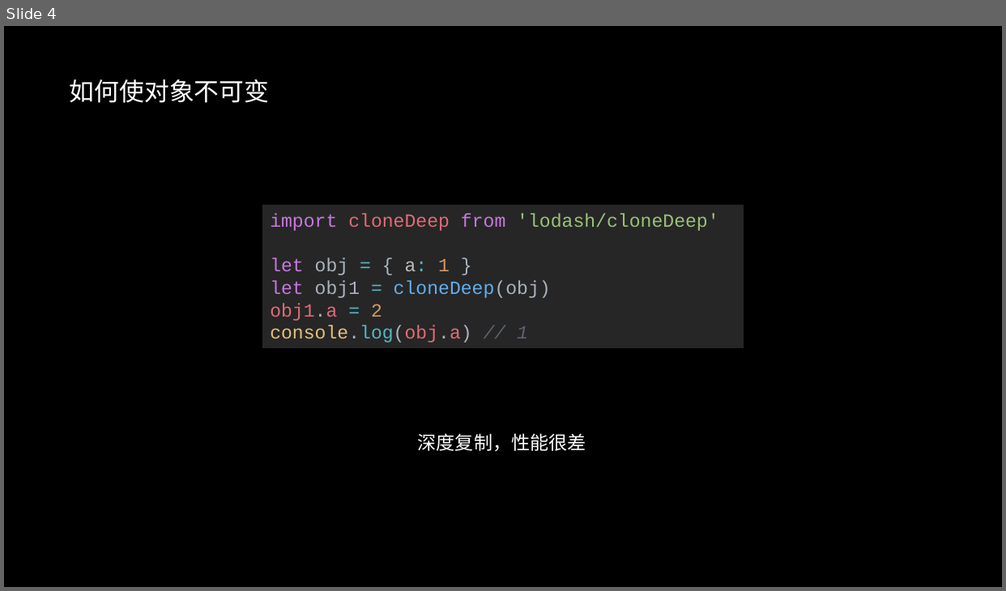
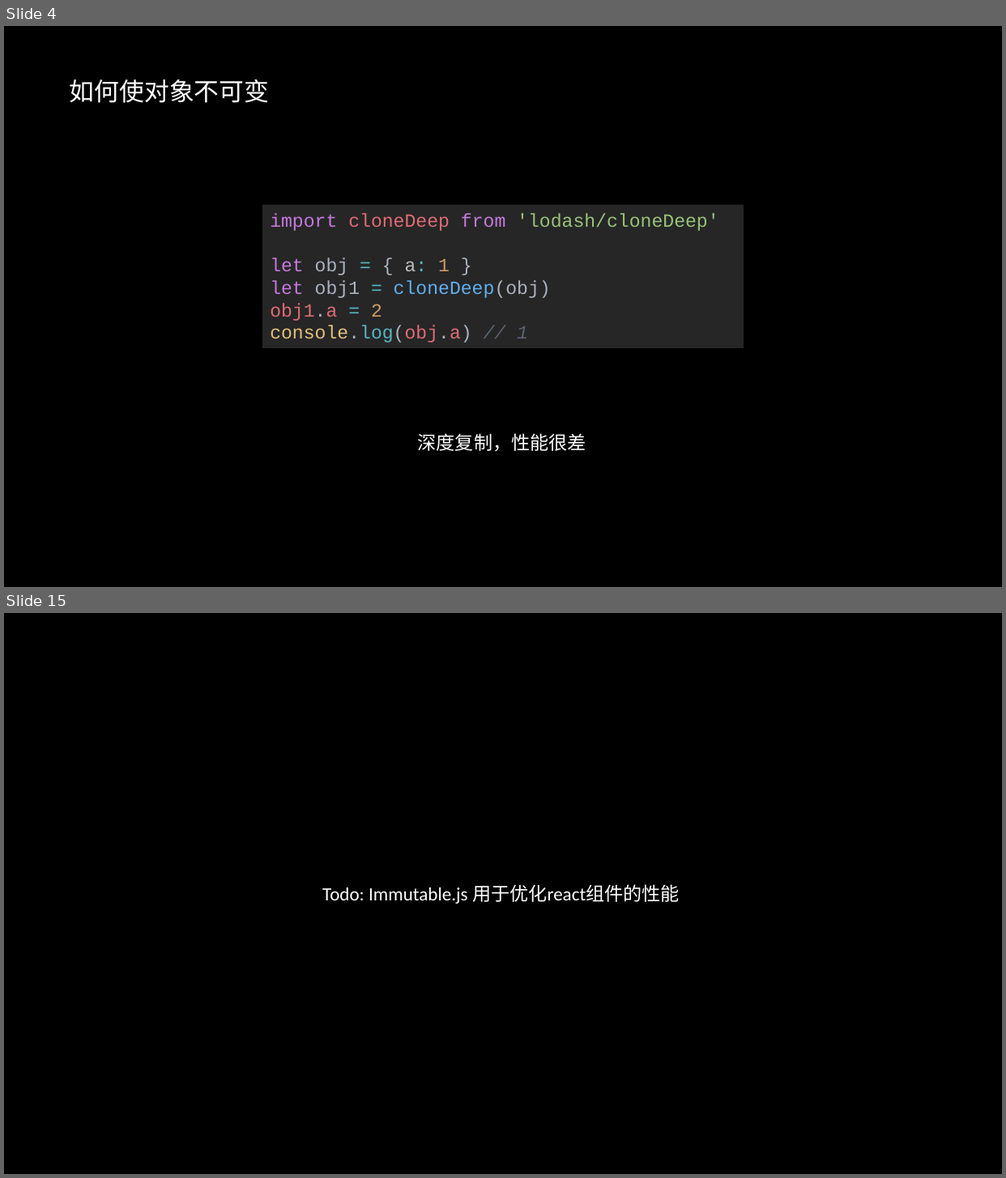
Before and after one commit to xfields/immutable-tutorial, a slide deck: docs/immutablejs_谢飞.pptx. Shown one above the other, each under a label of ours: slide 4 before the commit, slides 4 and 15 after it; the slides between them are not shown. The pictures are 1006x591 and 1006x1178 pixels, drawn with LibreOffice and Linux fonts; fonts in the diff are those of the drawing. Boxes give left, top, right and bottom in pixels: in the first picture for what was removed or moved away, otherwise in the second. Text is boxed around its words. In the diff, an @@ line names an element or a change of style, - is before the commit and + after.

```diff
--- a/docs/immutablejs_谢飞.pptx
+++ b/docs/immutablejs_谢飞.pptx
@@ slide 15 added at bbox=[4, 613, 1002, 1174], background #000000 @@
@@ text added at bbox=[322, 884, 680, 904], 18 pt, text #FFFFFF @@
+Todo: Immutable.js 用于优化react组件的性能
```
Also in this commit, not shown: 3 slides changed, 11 other slides added, 1 slide removed, 6 other files.
